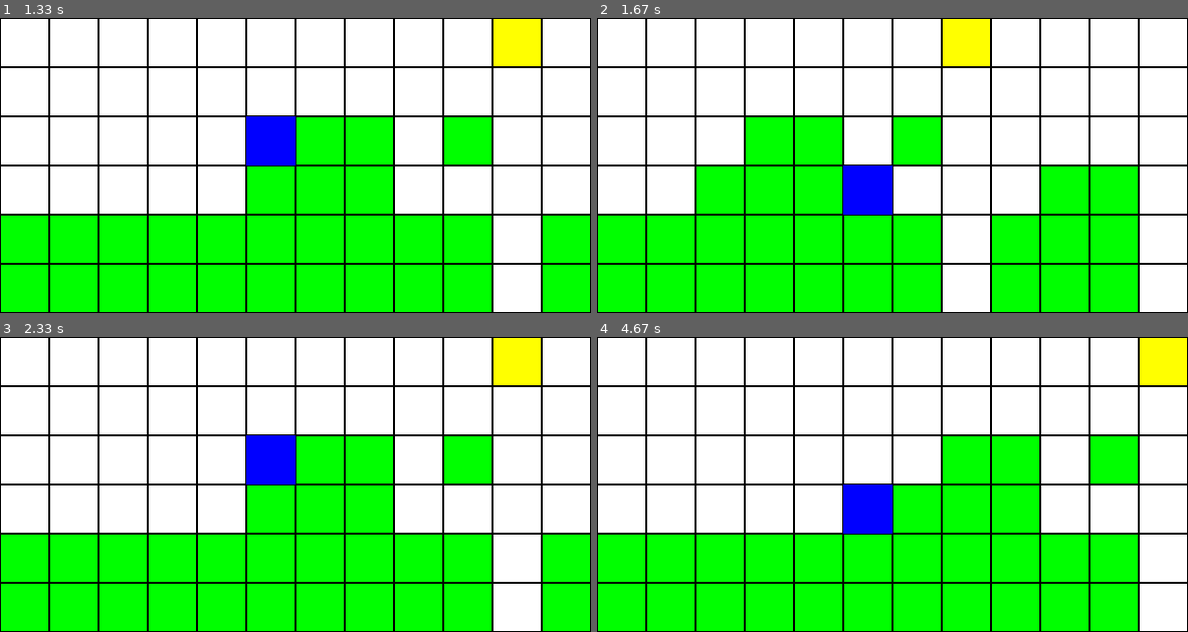
Above: before the commit, frames 1-4 (two rows, left to right).
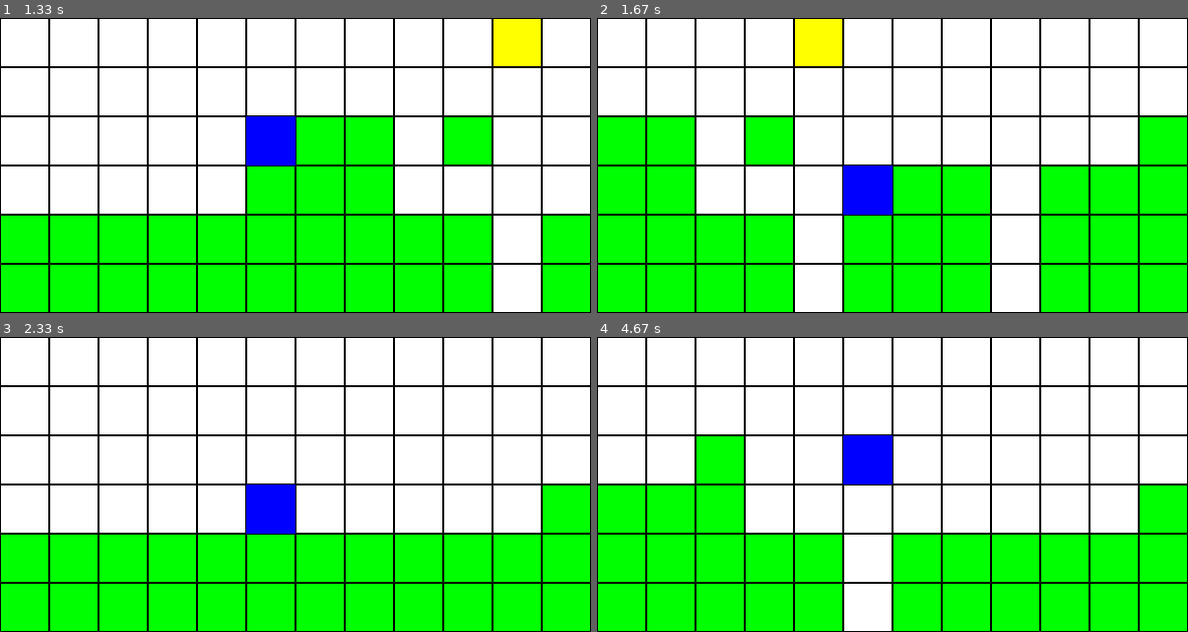
Above: after the commit, the same moments.

Repository: H4znow/marioBrossGame
Game: pygame game, started from main.py
The game is run twice, just before and just after one commit, with the same random seed, the same clock (stepped at 60 frames per second) and the same inputs.
Inputs:
- Up to frame 1 (1.33 s): no input
- Up to frame 2 (1.67 s): no input
- Up to frame 3 (2.33 s): no input
- Up to frame 4 (4.67 s): no input

Frame 1 is identical in both runs. In frame 2, 29% of the frame differs, in the area x 0-100%, y 0-100%; in frame 3, 14%; in frame 4, 23%.

Commit message:
Refactor victory and defeat conditions in Game class

Diff:
--- a/game.py
+++ b/game.py
@@ -63,11 +63,13 @@
                 self.pygame_print.draw_grid()
 
         # Victory or defeat condition
-        if self.grid[self.player_pos[0]][self.player_pos[1]] == 333 or self.grid[self.player_pos[0]-1][self.player_pos[1]] == 333 :
+        if self.grid[self.player_pos[0]][self.player_pos[1]] == 333:
+            print("Victory!")
             self.score += 100
             self.running = False
             self.pygame_print.quit()
         elif self.player_pos[0] == self.ROWS - 1 and self.grid[self.player_pos[0]][self.player_pos[1]] == 0:
+            print("Defeat!")
             self.score = -100
             self.running = False
             self.pygame_print.quit()
--- a/main.py
+++ b/main.py
@@ -7,10 +7,10 @@
 
 # Example map (0 = empty, 1 = full, 5 coin, 333 = arrival)
 grid = [
-    [0, 0, 0, 0, 0, 0, 0, 0, 0, 0, 0, 0, 0, 0, 0, 0, 5, 0, 0, 0, 0, 0, 0, 0, 0, 0, 0, 0, 0, 0, 0, 0, 0, 0, 0, 0, 0, 0, 0, 0, 0, 0, 0, 0, 0, 0, 0, 0, 0, 333, 0, 0, 0, 0, 0, 0, 0, 0, 0, 0, 0, 0, 0, 0, 0, 0, 0, 0, 0, 0, 0, 0, 0, 0, 0],
-    [0, 0, 0, 0, 0, 0, 0, 0, 0, 0, 0, 0, 0, 0, 0, 0, 0, 0, 0, 0, 0, 0, 0, 0, 0, 0, 0, 0, 0, 0, 0, 0, 0, 0, 0, 0, 0, 0, 0, 0, 0, 0, 0, 0, 0, 0, 0, 0, 0, 333, 0, 0, 0, 0, 0, 0, 0, 0, 0, 0, 0, 0, 0, 0, 0, 0, 0, 0, 0, 0, 0, 0, 0, 0, 0],
-    [0, 0, 0, 0, 0, 0, 0, 0, 0, 5, 0, 0, 1, 1, 0, 1, 0, 0, 0, 0, 0, 0, 0, 1, 0, 0, 5, 0, 0, 0, 0, 0, 0, 1, 0, 0, 0, 0, 5, 0, 0, 0, 0, 1, 0, 0, 0, 0, 0, 333, 0, 0, 0, 0, 0, 0, 0, 0, 0, 0, 0, 0, 0, 0, 0, 0, 0, 0, 0, 0, 0, 0, 0, 0, 0],
-    [0, 0, 0, 0, 0, 0, 0, 0, 0, 0, 0, 1, 1, 1, 0, 0, 0, 0, 1, 1, 0, 1, 1, 1, 0, 0, 0, 0, 0, 0, 0, 0, 1, 1, 0, 0, 0, 0, 0, 0, 0, 0, 1, 1, 0, 0, 0, 0, 0, 333, 0, 0, 0, 0, 0, 0, 0, 0, 0, 0, 0, 0, 0, 0, 0, 0, 0, 0, 0, 0, 0, 0, 0, 0, 0],
+    [0, 0, 0, 0, 0, 0, 0, 0, 0, 0, 0, 0, 0, 0, 0, 0, 5, 0, 0, 0, 0, 0, 0, 0, 0, 0, 0, 0, 0, 0, 0, 0, 0, 0, 0, 0, 0, 0, 0, 0, 0, 0, 0, 0, 0, 0, 0, 0, 0, 333, 333, 333, 333, 0, 0, 0, 0, 0, 0, 0, 0, 0, 0, 0, 0, 0, 0, 0, 0, 0, 0, 0, 0, 0, 0],
+    [0, 0, 0, 0, 0, 0, 0, 0, 0, 0, 0, 0, 0, 0, 0, 0, 0, 0, 0, 0, 0, 0, 0, 0, 0, 0, 0, 0, 0, 0, 0, 0, 0, 0, 0, 0, 0, 0, 0, 0, 0, 0, 0, 0, 0, 0, 0, 0, 0, 333, 333, 333, 333, 0, 0, 0, 0, 0, 0, 0, 0, 0, 0, 0, 0, 0, 0, 0, 0, 0, 0, 0, 0, 0, 0],
+    [0, 0, 0, 0, 0, 0, 0, 0, 0, 5, 0, 0, 1, 1, 0, 1, 0, 0, 0, 0, 0, 0, 0, 1, 0, 0, 5, 0, 0, 0, 0, 0, 0, 1, 0, 0, 0, 0, 5, 0, 0, 0, 0, 1, 0, 0, 0, 0, 0, 333, 333, 333, 333, 0, 0, 0, 0, 0, 0, 0, 0, 0, 0, 0, 0, 0, 0, 0, 0, 0, 0, 0, 0, 0, 0],
+    [0, 0, 0, 0, 0, 0, 0, 0, 0, 0, 0, 1, 1, 1, 0, 0, 0, 0, 1, 1, 0, 1, 1, 1, 0, 0, 0, 0, 0, 0, 0, 0, 1, 1, 0, 0, 0, 0, 0, 0, 0, 0, 1, 1, 0, 0, 0, 0, 0, 333, 333, 333, 333, 0, 0, 0, 0, 0, 0, 0, 0, 0, 0, 0, 0, 0, 0, 0, 0, 0, 0, 0, 0, 0, 0],
     [1, 1, 1, 1, 1, 1, 1, 1, 1, 1, 1, 1, 1, 1, 1, 1, 0, 1, 1, 1, 0, 1, 1, 1, 1, 1, 0, 1, 1, 1, 1, 1, 1, 1, 1, 1, 0, 1, 1, 1, 1, 1, 1, 1, 1, 1, 0, 1, 1, 1, 1, 1, 1, 1, 1, 1, 1, 1, 1, 1, 1, 1, 1, 1, 1, 1, 1, 1, 1, 1, 1, 1, 1, 1, 1],
     [1, 1, 1, 1, 1, 1, 1, 1, 1, 1, 1, 1, 1, 1, 1, 1, 0, 1, 1, 1, 0, 1, 1, 1, 1, 1, 0, 1, 1, 1, 1, 1, 1, 1, 1, 1, 0, 1, 1, 1, 1, 1, 1, 1, 1, 1, 0, 1, 1, 1, 1, 1, 1, 1, 1, 1, 1, 1, 1, 1, 1, 1, 1, 1, 1, 1, 1, 1, 1, 1, 1, 1, 1, 1, 1],
 ]
@@ -21,4 +21,4 @@
 game = Game(player_pos, grid, True)
 
 player = QLearningPlayer(game)
-player.train(1000)
+player.train(150)
--- a/q_learning_player.py
+++ b/q_learning_player.py
@@ -27,7 +27,7 @@
                 return self.game.get_random_action()
             return np.argmax(self.q_table[state])
 
-    def update_q_table(self, action, reward, next_state, penalty=1):
+    def update_q_table(self, action, reward, next_state, penalty=2):
         state = self.get_state()
         max_future_q = np.max(self.q_table[next_state])
         current_q = self.q_table[state][action]
